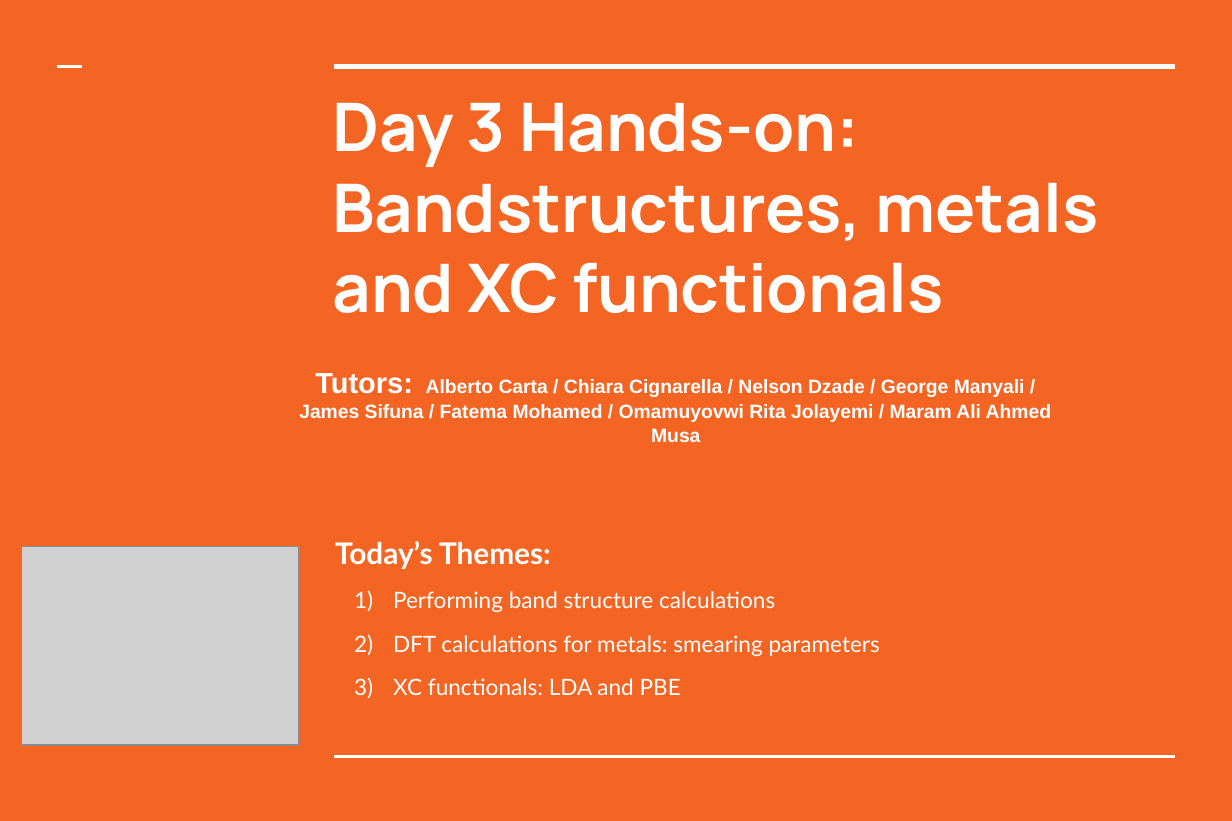
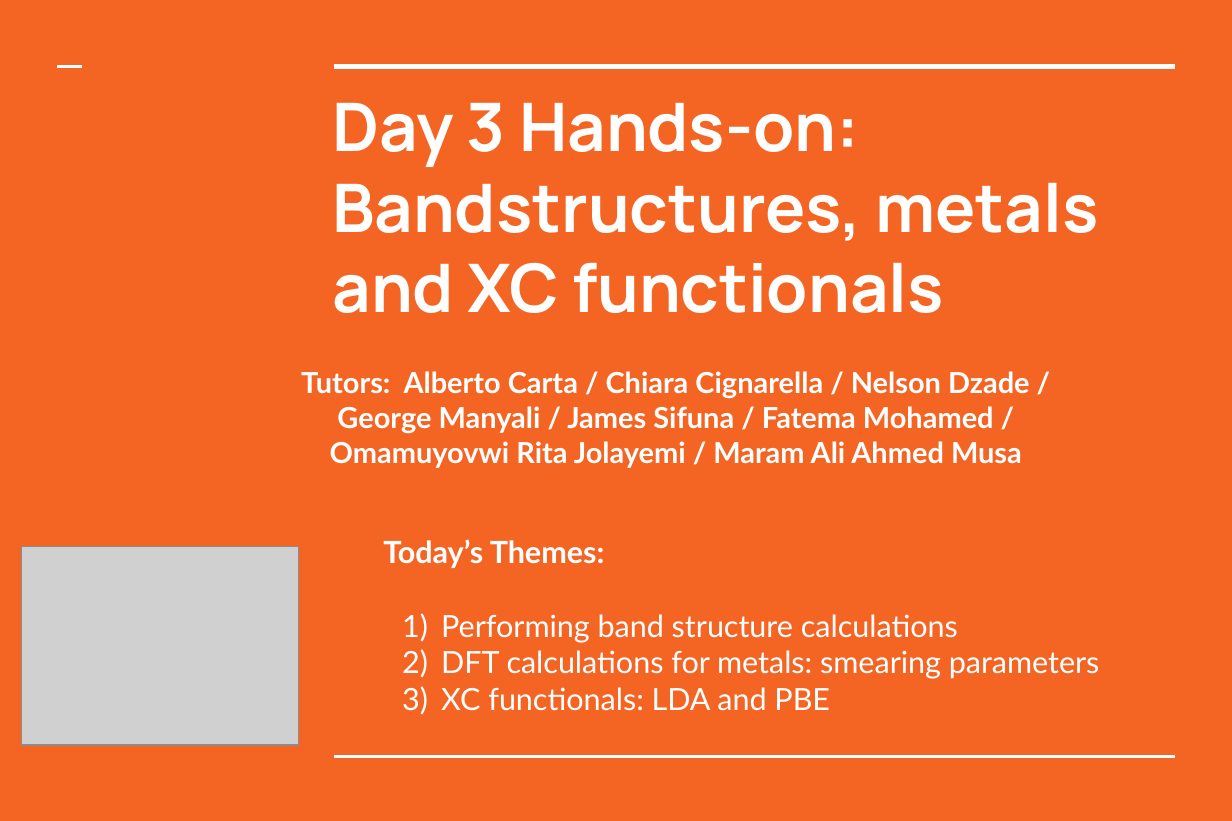
Before and after one commit to asesma-org/ASESMA2025, a slide deck: slide 1 of Hands-on-basic/Slides_pptx/Day3.pptx. Drawn at 1232x821 pixels with LibreOffice and Linux fonts; fonts in the diff are those of the drawing; grey boxes stand for pictures. Boxes give left, top, right and bottom in pixels: in the first picture for what was removed or moved away, otherwise in the second. Text is boxed around its words. In the diff, an @@ line names an element or a change of style, - is before the commit and + after.

```diff
--- a/Hands-on-basic/Slides_pptx/Day3.pptx
+++ b/Hands-on-basic/Slides_pptx/Day3.pptx
@@ text "Tutors: Alberto Carta / Chiara ..." at (301, 371, 1030, 468): size 12 to 18 pt, font Arial to Lato @@
@@ text "Today’s Themes:": place and size @@
-text "Today’s Themes:" at (335, 541, 880, 695)
+text "Today’s Themes:" at (383, 539, 1100, 711)
@@ text "Today’s Themes:" at (383, 539, 1100, 711): size 18.5 to 19 pt in "Today’s Themes:"; size 14 to 19 pt in "Performing band structure calculations", "DFT calculations for metals: smearing parameters", "XC functionals: LDA and PBE"; line spacing 0.8 to 1; vertical alignment bottom to top @@
```
Also in this commit, not shown: 3 other files.
